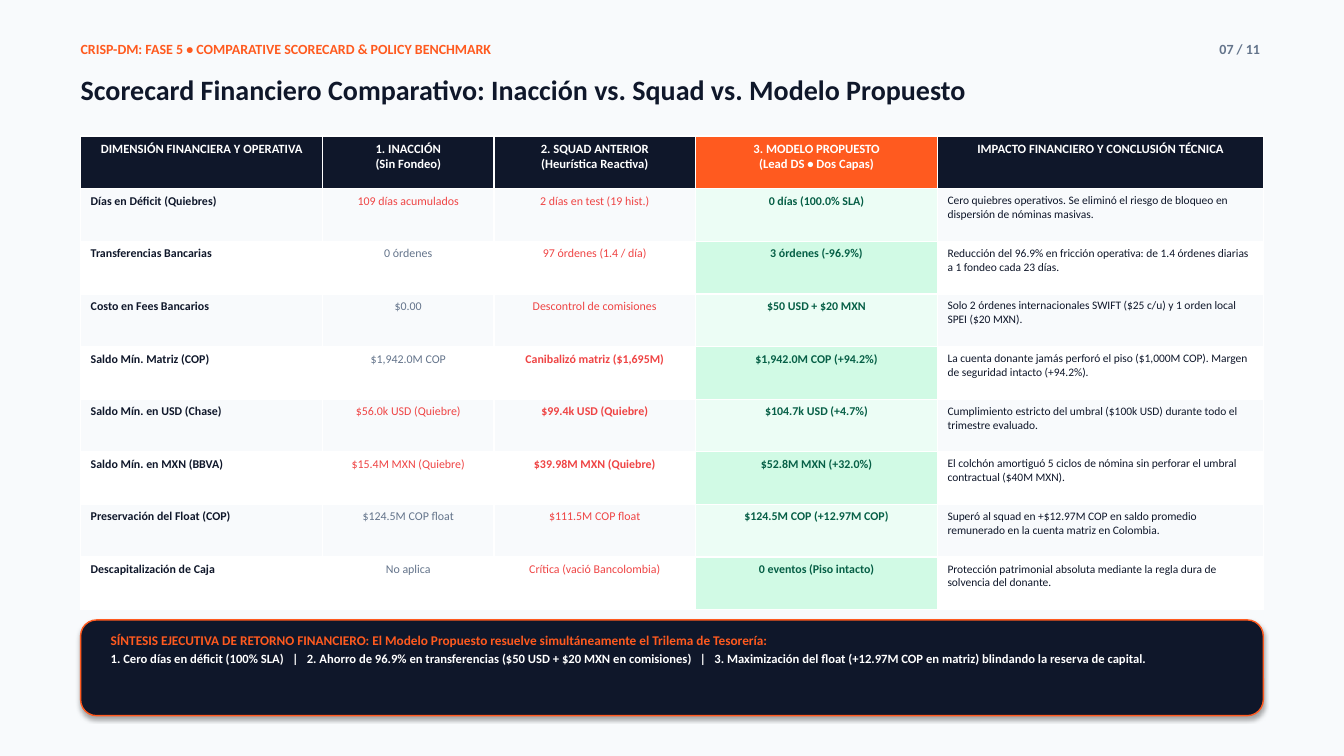
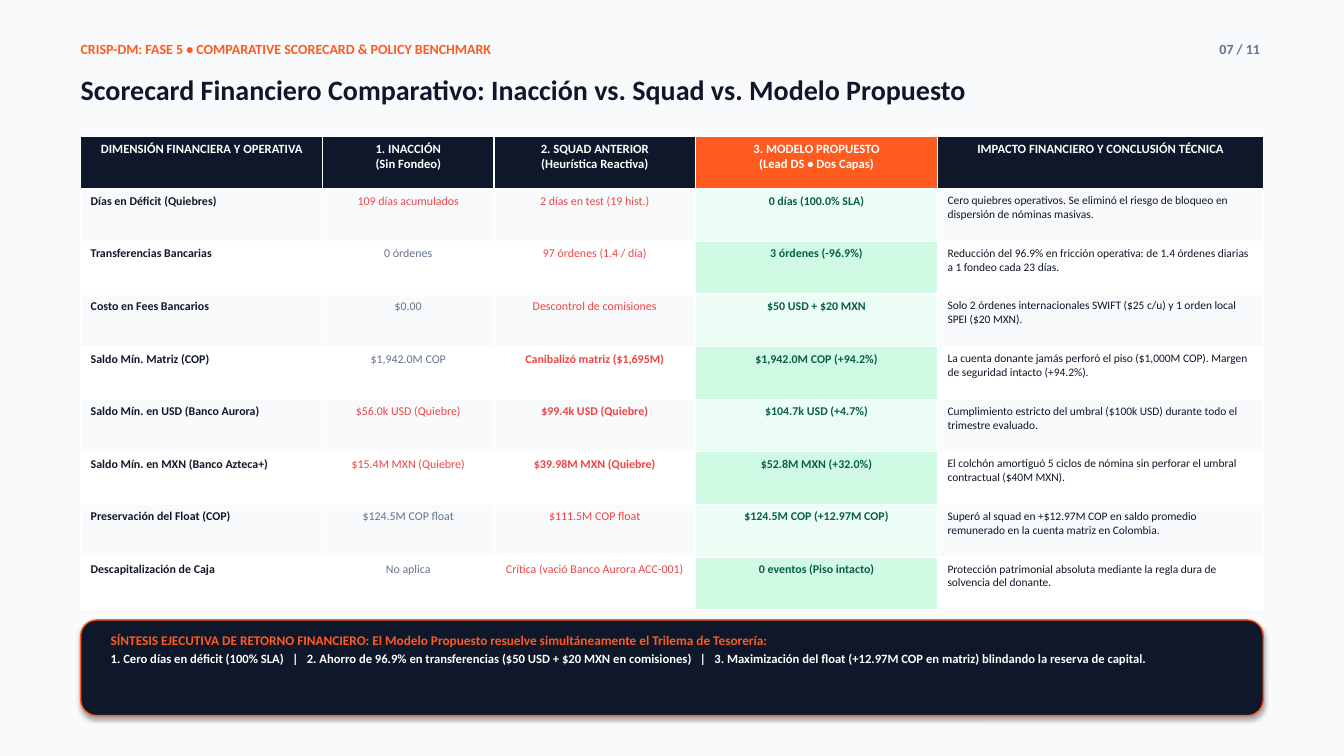
Before and after one commit to NicolasMndz/prueba-tecnica-cobre, a slide deck: slide 7 of presentacion_ejecutiva_tesoreria.pptx. Drawn at 1344x756 pixels with LibreOffice and Linux fonts; fonts in the diff are those of the drawing. Boxes give left, top, right and bottom in pixels: in the first picture for what was removed or moved away, otherwise in the second. Text is boxed around its words. In the diff, an @@ line names an element or a change of style, - is before the commit and + after.

```diff
--- a/presentacion_ejecutiva_tesoreria.pptx
+++ b/presentacion_ejecutiva_tesoreria.pptx
@@ table at bbox=[81, 136, 1263, 610] @@
-row 6, column 1: Saldo Mín. en USD (Chase)
+row 6, column 1: Saldo Mín. en USD (Banco Aurora)
-row 7, column 1: Saldo Mín. en MXN (BBVA)
+row 7, column 1: Saldo Mín. en MXN (Banco Azteca+)
-row 9, column 3: Crítica (vació Bancolombia)
+row 9, column 3: Crítica (vació Banco Aurora ACC-001)
```
Also in this commit, not shown: 6 other slides changed, 3 other files.
